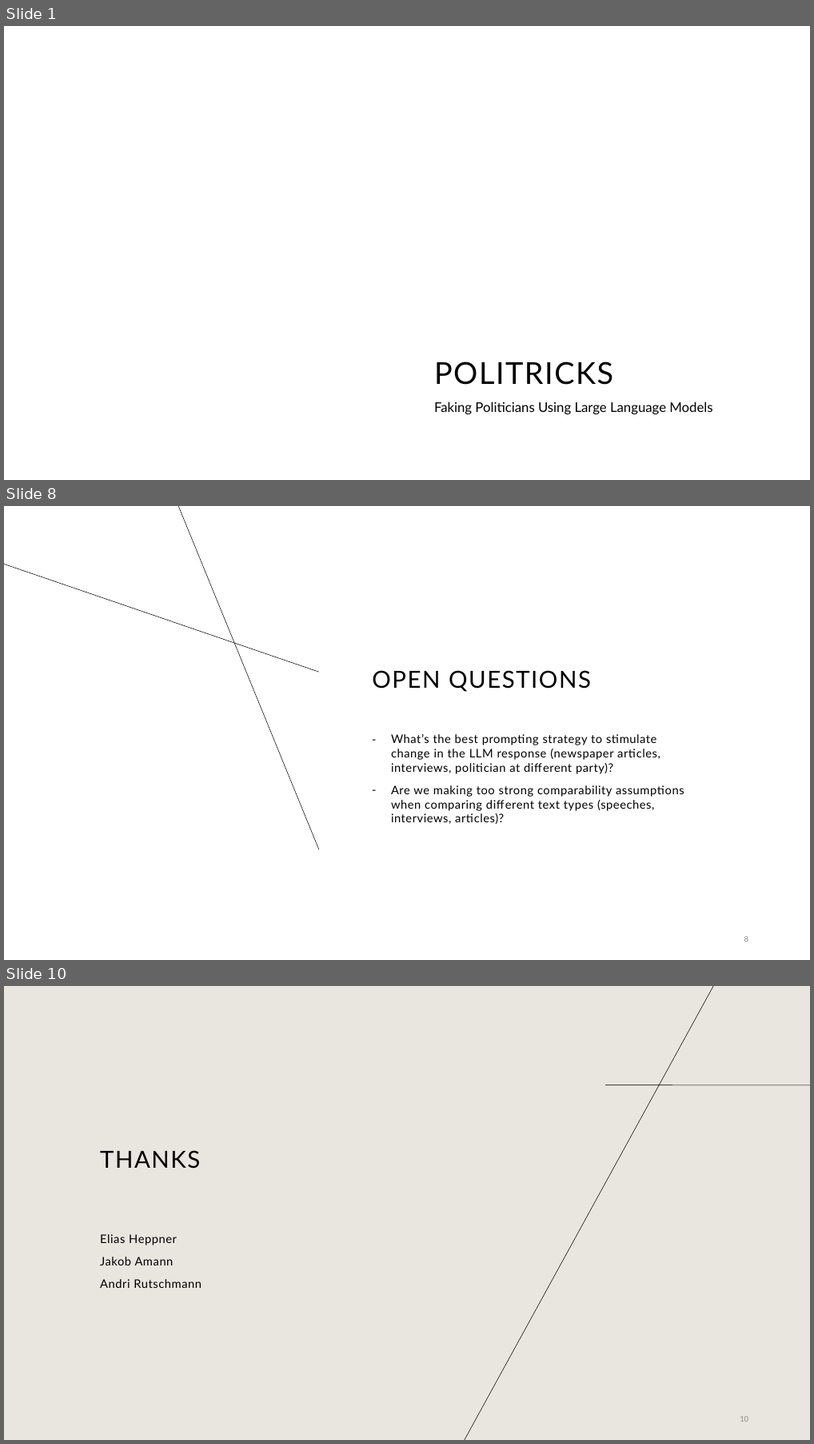
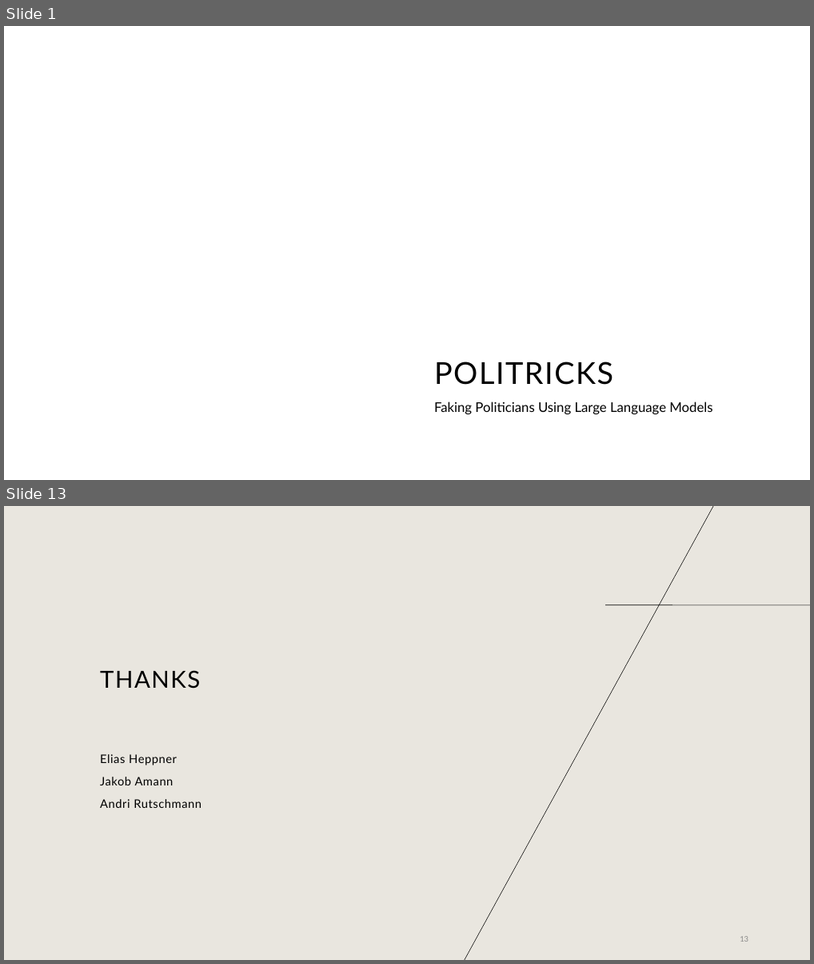
Before and after one commit to EliasHepp/Politricks, a slide deck: final_presentation.odp. Shown one above the other, each under a label of ours: slides 1, 8 and 10 before the commit, slides 1 and 13 after it; the slides between them are not shown. The pictures are 814x1444 and 814x964 pixels, drawn with LibreOffice and Linux fonts; fonts in the diff are those of the drawing; background and template pictures are left out. Boxes give left, top, right and bottom in pixels: in the first picture for what was removed or moved away, otherwise in the second. Text is boxed around its words. In the diff, an @@ line names an element or a change of style, - is before the commit and + after.

```diff
--- a/final_presentation.odp
+++ b/final_presentation.odp
@@ slide 8 removed at (4, 506, 810, 960), background #FFFFFF @@
@@ line removed from (319, 849) to (179, 506) @@
@@ line removed from (319, 672) to (4, 564) @@
@@ title removed at (372, 670, 591, 692) @@
-OPEN QUESTIONS
@@ text removed at (391, 734, 685, 824) @@
-– What’s the best prompting strategy to stimulate change in the LLM response (newspaper articles, interviews, politician at different party)?
-– Are we making too strong comparability assumptions when comparing different text types (speeches, interviews, articles)?
@@ page number removed at (745, 936, 749, 941) @@
-8
@@ what was slide 10 is now slide 13 @@
```
Also in this commit, not shown: 3 slides changed, 8 slides added, 4 other slides removed, 1 other file.
